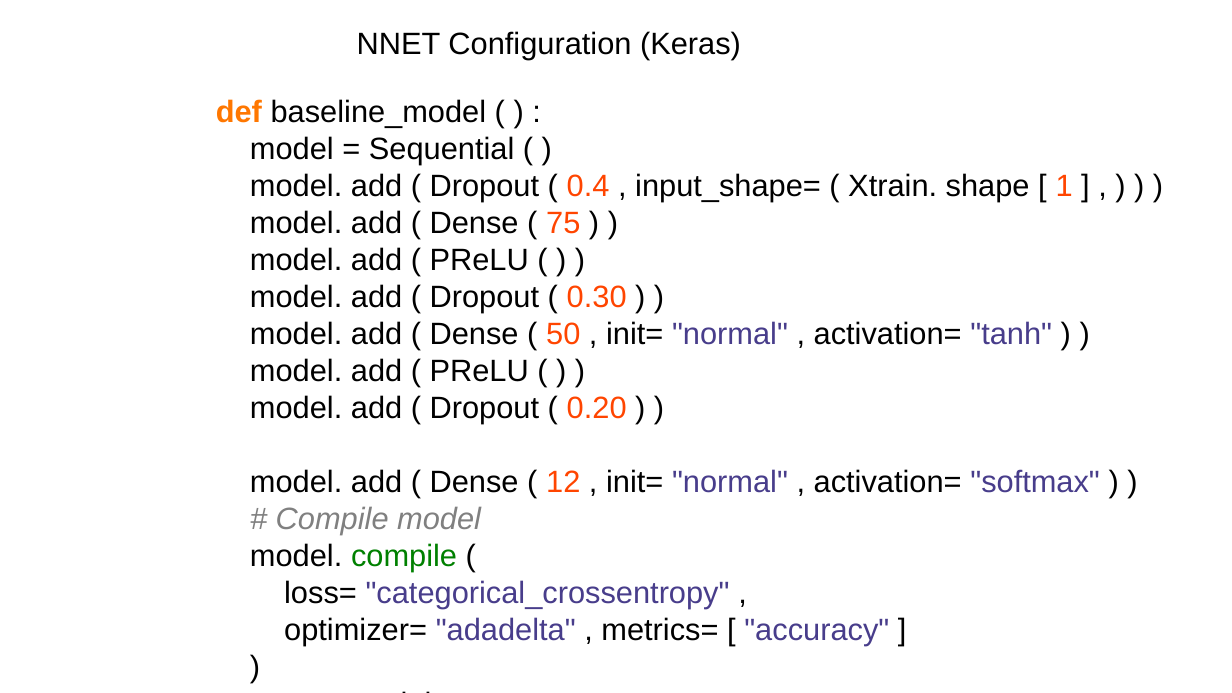
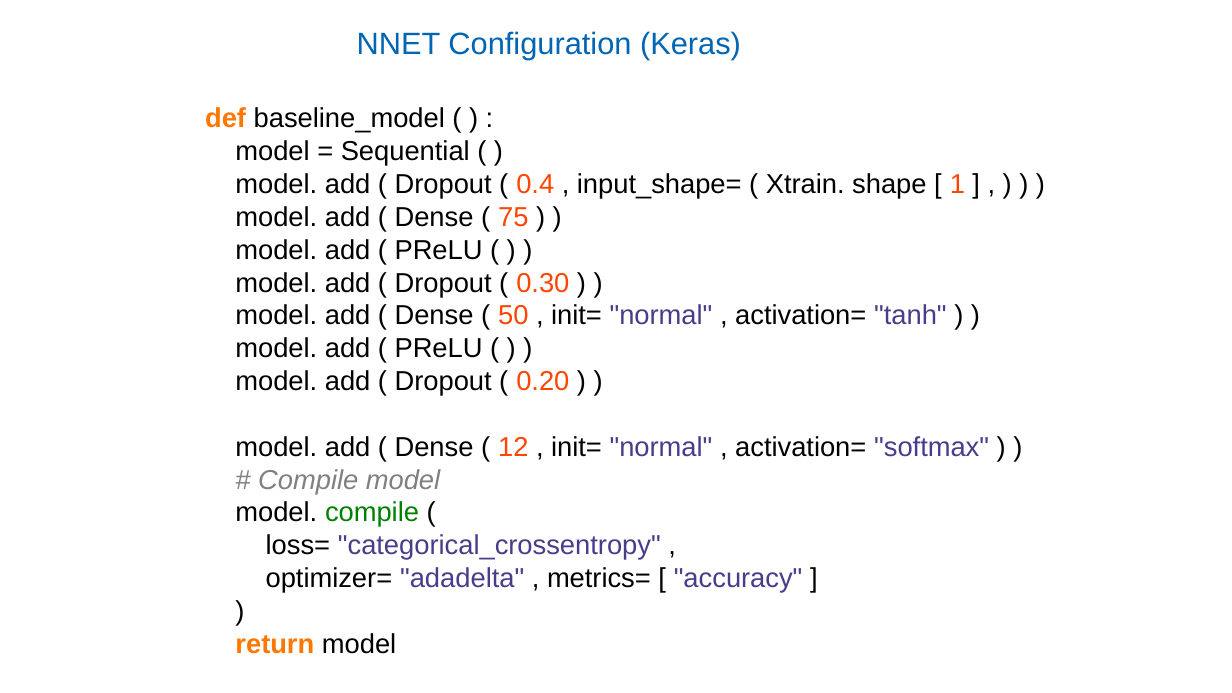
Before and after one commit to chechir/talking_data, a slide deck: slide 12 of brussels/deck_overview_detail.odp. Drawn at 1232x693 pixels with LibreOffice and Linux fonts; fonts in the diff are those of the drawing. Boxes give left, top, right and bottom in pixels: in the first picture for what was removed or moved away, otherwise in the second. Text is boxed around its words. In the diff, an @@ line names an element or a change of style, - is before the commit and + after.

```diff
--- a/brussels/deck_overview_detail.odp
+++ b/brussels/deck_overview_detail.odp
@@ text "NNET Configuration (Keras)" at (x1=357, y1=31, x2=741, y2=59): text colour #000000 to #0066B3 @@
@@ text "def baseline_model ( ) : ..." moved from (x1=216, y1=99, x2=1100, y2=645) to (x1=205, y1=107, x2=989, y2=654) @@
@@ text "def baseline_model ( ) : ..." at (x1=205, y1=107, x2=989, y2=654): size 18 to 16 pt @@
```
Also in this commit, not shown: 5 other slides changed.
